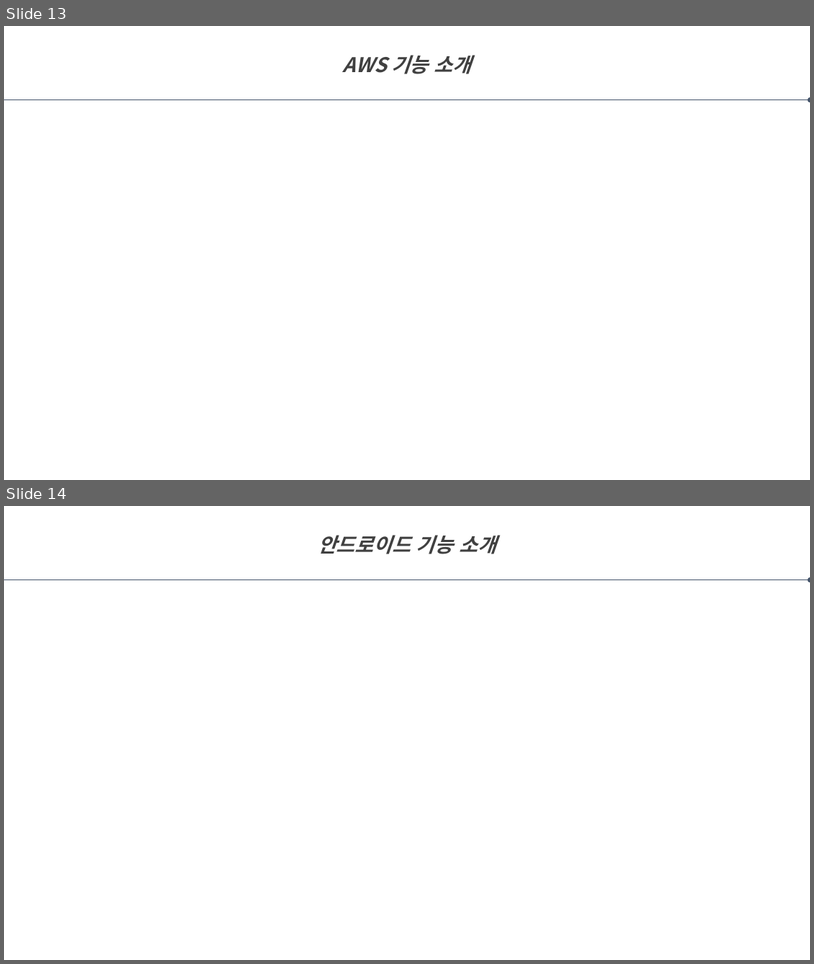
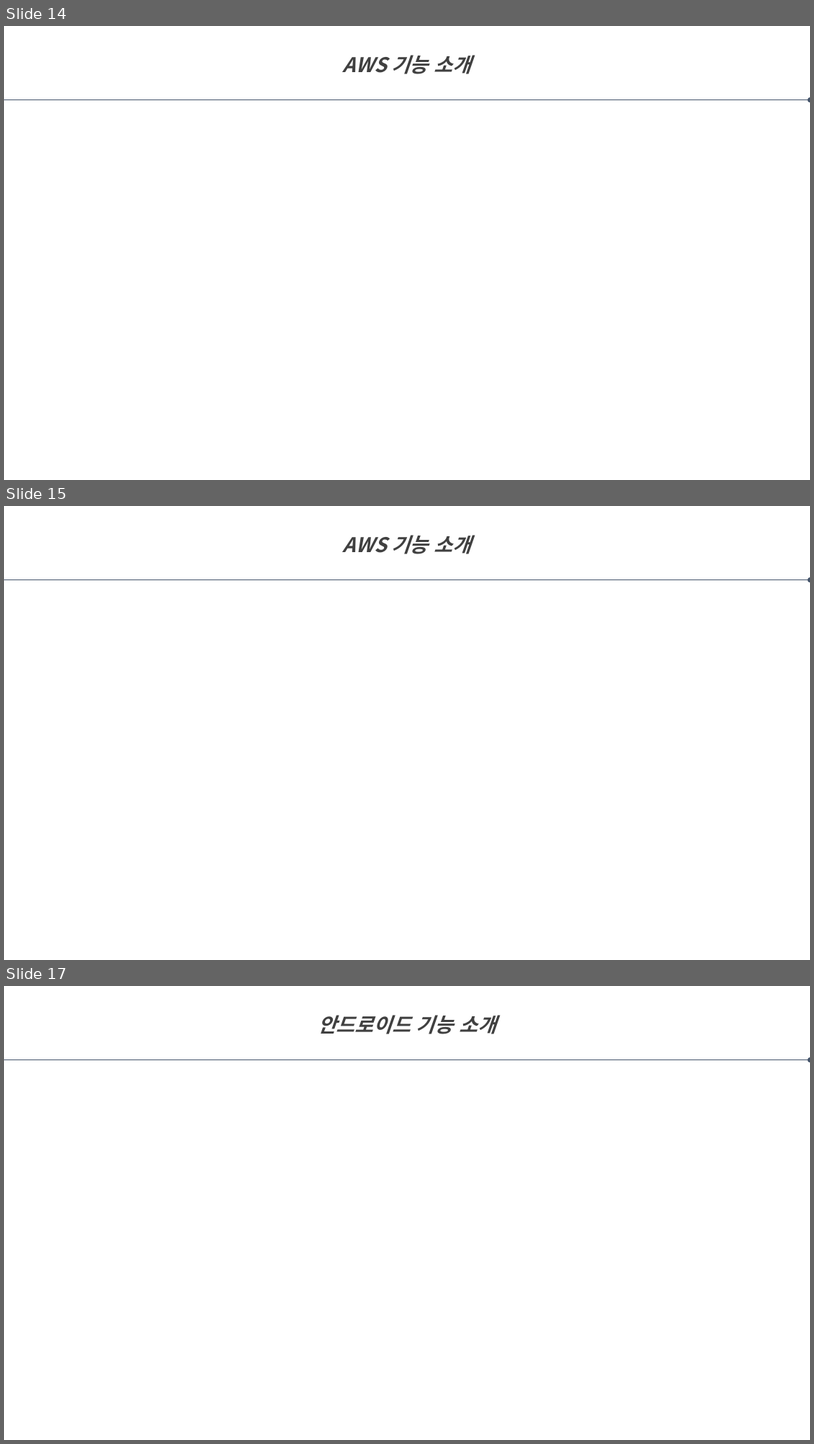
Before and after one commit to labory4302/SmartFarm, a slide deck: smartfarm.pptx. Shown one above the other, each under a label of ours: slides 13 and 14 before the commit, slides 14, 15 and 17 after it; the slides between them are not shown. The pictures are 814x964 and 814x1444 pixels, drawn with LibreOffice and Linux fonts; fonts in the diff are those of the drawing. Boxes give left, top, right and bottom in pixels: in the first picture for what was removed or moved away, otherwise in the second. Text is boxed around its words. In the diff, an @@ line names an element or a change of style, - is before the commit and + after.

Commit message:
1008_0914_CGS
commit

```diff
--- a/smartfarm.pptx
+++ b/smartfarm.pptx
@@ slide 15 added at <box>4,506,810,960</box>, background #FFFFFF @@
@@ text added at <box>343,535,472,554</box>, 24 pt, text #404040, bold, italic @@
+AWS 기능 소개
@@ arrow added from (4, 580) to (810, 580), #44546A 0.5 pt @@
@@ what was slide 13 is now slide 14 @@
@@ what was slide 14 is now slide 17 @@
```
Also in this commit, not shown: 2 other slides added.
